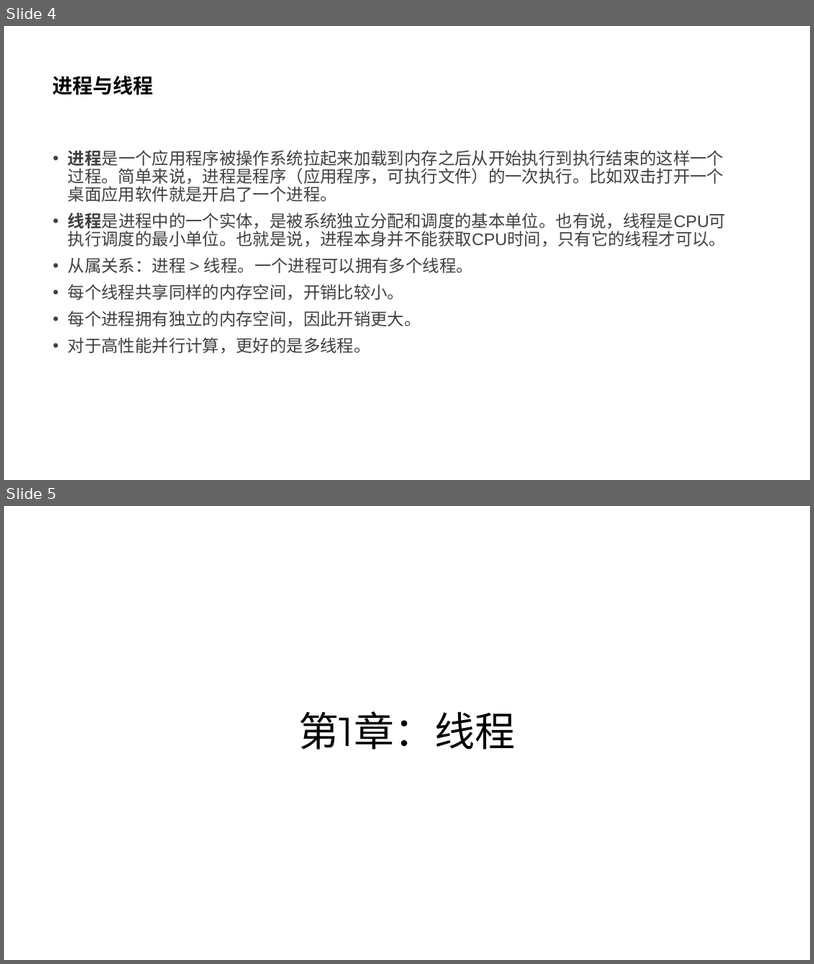
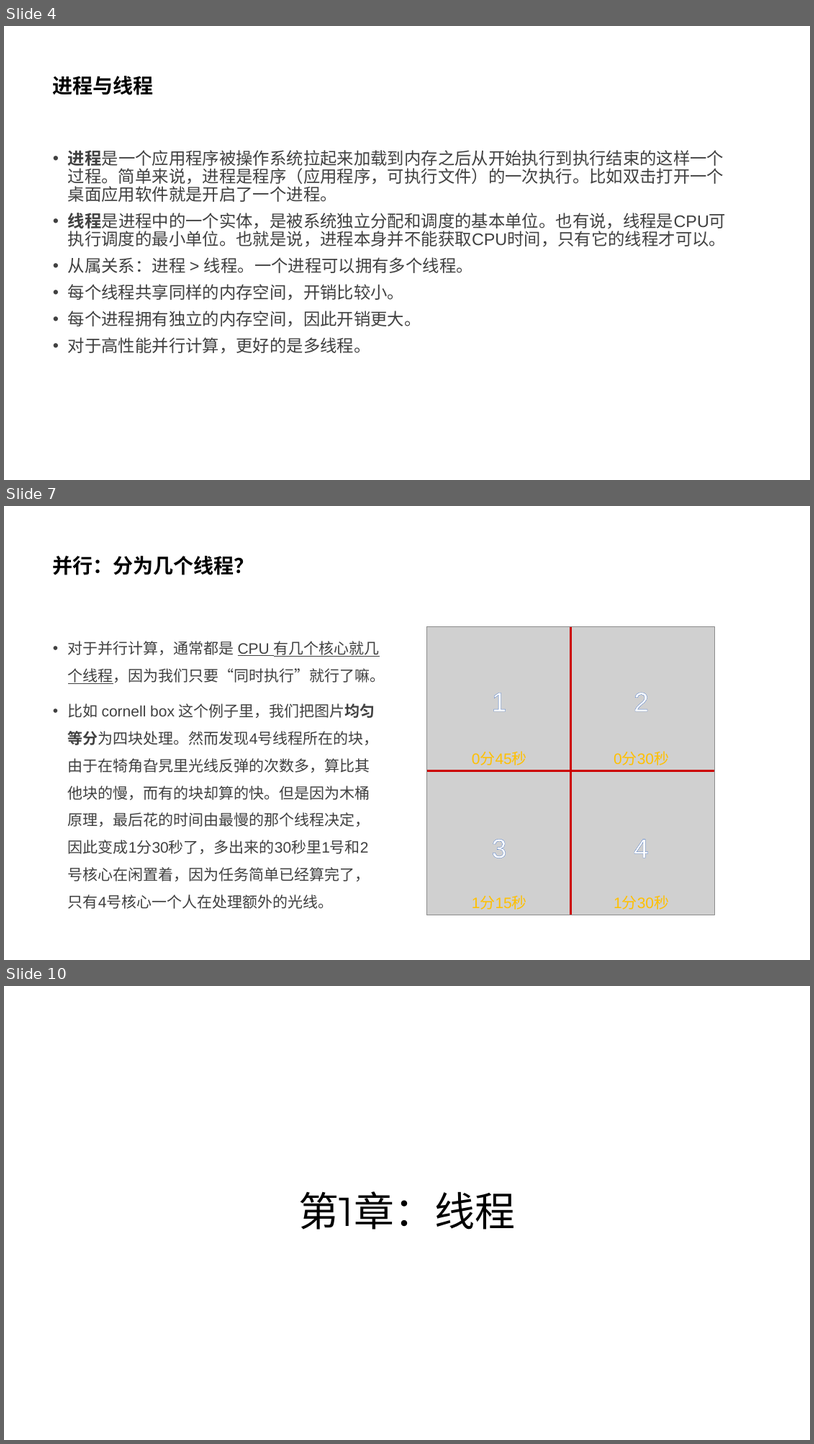
Before and after one commit to parallel101/course, a slide deck: 05/slides.pptx. Shown one above the other, each under a label of ours: slides 4 and 5 before the commit, slides 4, 7 and 10 after it; the slides between them are not shown. The pictures are 814x964 and 814x1444 pixels, drawn with LibreOffice and Linux fonts; fonts in the diff are those of the drawing; grey boxes stand for pictures. Boxes give left, top, right and bottom in pixels: in the first picture for what was removed or moved away, otherwise in the second. Text is boxed around its words. In the diff, an @@ line names an element or a change of style, - is before the commit and + after.

```diff
--- a/05/slides.pptx
+++ b/05/slides.pptx
@@ slide 7 added at [4, 506, 810, 960], background #FFFFFF @@
@@ title added at [53, 556, 255, 575], 24 pt, text #000000, bold @@
+并行：分为几个线程？
@@ picture added at [427, 627, 715, 915] @@
@@ line added from (571, 627) to (571, 915), #CC0000 2.25 pt @@
@@ text added at [68, 641, 386, 908], 18 pt, text #404040 @@
+• 对于并行计算，通常都是 CPU 有几个核心就几个线程，因为我们只要“同时执行”就行了嘛。
+• 比如 cornell box 这个例子里，我们把图片均匀等分为四块处理。然而发现4号线程所在的块，由于在犄角旮旯里光线反弹的次数多，算比其他块的慢，而有的块却算的快。但是因为木桶原理，最后花的时间由最慢的那个线程决定，因此变成1分30秒了，多出来的30秒里1号和2号核心在闲置着，因为任务简单已经算完了，只有4号核心一个人在处理额外的光线。
@@ text added at [492, 692, 507, 711], 32 pt, text #FFFFFF @@
+1
@@ text added at [634, 692, 649, 710], 32 pt, text #FFFFFF @@
+2
@@ text added at [472, 752, 527, 765], 18 pt, text #FFC000 @@
+0分45秒
@@ text added at [614, 752, 669, 765], 18 pt, text #FFC000 @@
+0分30秒
@@ line added from (427, 771) to (715, 771), #CC0000 2.25 pt @@
@@ text added at [492, 839, 507, 858], 32 pt, text #FFFFFF @@
+3
@@ text added at [634, 839, 649, 857], 32 pt, text #FFFFFF @@
+4
@@ text added at [472, 896, 527, 909], 18 pt, text #FFC000 @@
+1分15秒
@@ text added at [614, 896, 669, 909], 18 pt, text #FFC000 @@
+1分30秒
@@ what was slide 5 is now slide 10 @@
```
Also in this commit, not shown: 4 slides changed, 9 other slides added, 22 other files.
